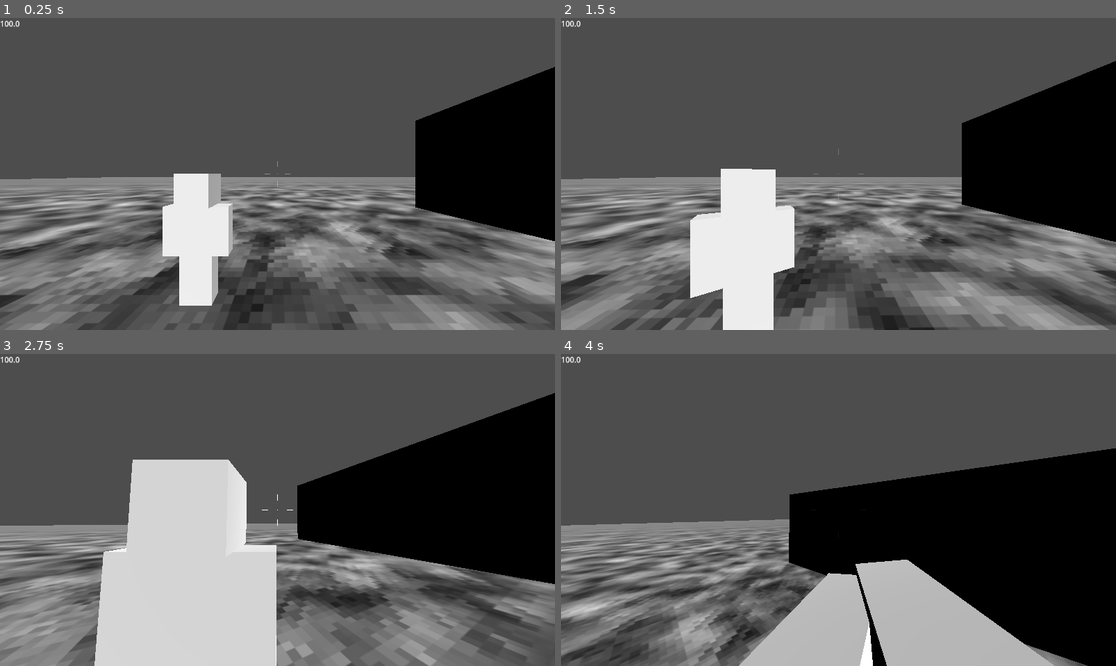
Above: before the commit, frames 1-4 (two rows, left to right).
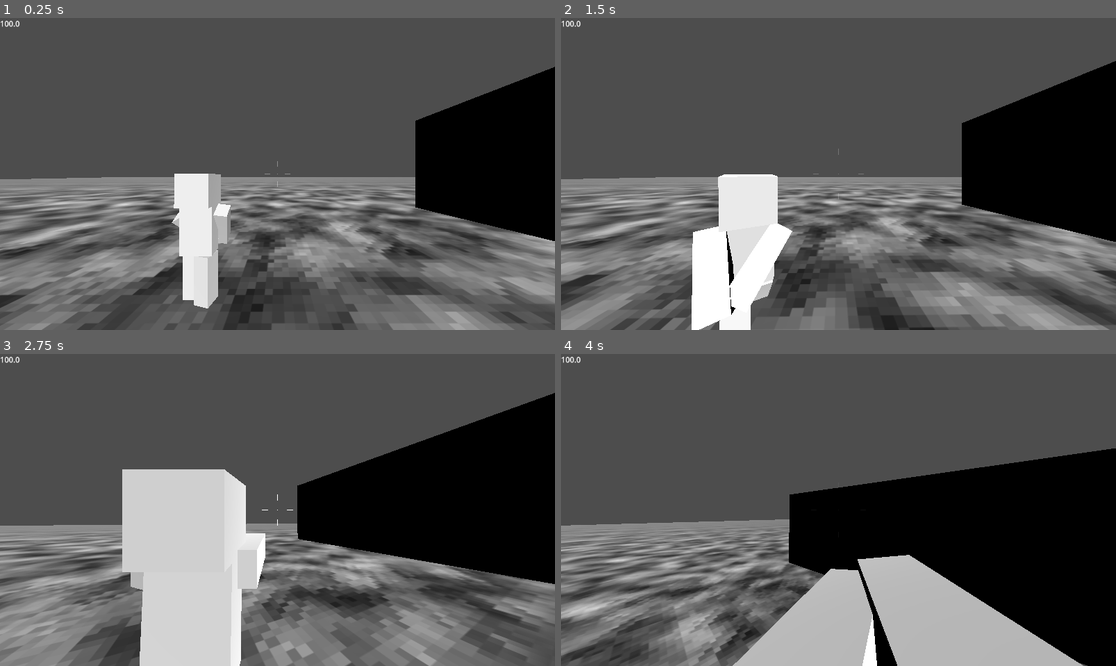
Above: after the commit, the same moments.

Repository: GustLSant/godot-game-componentes
Game: Godot game, scene res://Main.tscn
Same seed, same stepped clock (60 frames per second), same inputs: the game is played once before the commit and once after it.
Inputs (mouse positions are in pixels of both pictures, inside the frame that each line leads up to):
- Up to frame 1 (0.25 s): no input
- Up to frame 2 (1.5 s): move the mouse to (866, 174) at 0.52 s; hold D (MoveRight) 0.53-1.28 s; hold Right mouse button (Aim) 0.53-1.28 s; tap Space (Jump) at 0.77 s; tap Shift (Sprint) at 0.8, 1.35 s; move the mouse to (810, 174) at 1.27 s; hold S (MoveBackwards) from 1.28 s (still down)
- Up to frame 3 (2.75 s): tap Space (Jump) at 1.52 s; tap T (Test) at 1.55, 2.1 s; move the mouse to (288, 503) at 2.02 s; release S (MoveBackwards) at 2.03 s; hold D (MoveRight) from 2.03 s (still down); hold Right mouse button (Aim) from 2.03 s (still down)
- Up to frame 4 (4 s): move the mouse to (832, 516) at 2.77 s; release Right mouse button (Aim) at 2.78 s; right-click (832, 516) at 2.85 s; tap Space (Jump) at 3.02, 3.77 s; tap Shift (Sprint) at 3.05 s; move the mouse to (877, 513) at 3.52 s; release D (MoveRight) at 3.53 s; hold A (MoveLeft) from 3.53 s (still down); tap V (ChangeCameraMode) at 3.6 s; tap T (Test) at 3.8 s

The runs differ from the first frame. In frame 1, 1.3% of the frame differs, in the area x 29-42%, y 49-94%; in frame 2, 2.3%; in frame 3, 6.1%, in the area x 17-50%, y 33-100%; in frame 4, 2.2%.

Commit message:
fixed hands lerp rotation

Diff:
--- a/Components/TpsFpsPlayer/FpsCamera.gd
+++ b/Components/TpsFpsPlayer/FpsCamera.gd
@@ -48,24 +48,35 @@
 	pass
 
 
-func handleHandsLerpRotation()->void:
-	const ROT_SPEED:float = 18.0
-	pivotLerpRot.rotation.x = lerp_angle(pivotLerpRot.rotation.x, pivotRot.rotation.x, ROT_SPEED*delta)
-	pivotLerpRot.rotation.y = lerp_angle(pivotLerpRot.rotation.y, pivotRot.rotation.y, ROT_SPEED*delta)
+func handleHandsLerpRotation() -> void:
+	var ROT_SPEED: float = 20.0 + 16.0 * int(player.isAiming)
 
+	pivotLerpRot.rotation.x = smooth_clamped_angle(
+		pivotLerpRot.rotation.x,
+		pivotRot.rotation.x,
+		ROT_SPEED,
+		deg_to_rad(10.0)
+	)
 
-	var angle_diff = angle_difference_deg(pivotLerpRot.rotation_degrees.y, pivotRot.rotation_degrees.y)
-	if(abs(angle_diff) > 30.0):
-		pivotLerpRot.rotation_degrees.y = pivotRot.rotation_degrees.y + clamp(angle_diff, -30.0, 30.0)
-
-	var angle_diff_x = angle_difference_deg(pivotLerpRot.rotation_degrees.x, pivotRot.rotation_degrees.x)
-	if(abs(angle_diff_x) > 10.0):
-		pivotLerpRot.rotation_degrees.x = pivotRot.rotation_degrees.x + clamp(angle_diff_x, -10.0, 10.0)
+	pivotLerpRot.rotation.y = smooth_clamped_angle(
+		pivotLerpRot.rotation.y,
+		pivotRot.rotation.y,
+		ROT_SPEED,
+		deg_to_rad(30.0)
+	)
 
 	pass
 
-func angle_difference_deg(a_deg: float, b_deg: float) -> float:
-	return wrapf(a_deg - b_deg, -180.0, 180.0)
+
+func smooth_clamped_angle(currentAngle:float, targetAngle:float, lerpSpeed:float, maxAngleDifference:float)->float:
+	var t:float = 1.0 - exp(-lerpSpeed * delta)
+	var new_val:float = lerp_angle(currentAngle, targetAngle, t)
+
+	var angleDifference:float = wrapf(new_val - targetAngle, -PI, PI) # determina a diferença entre os angulos respeitando o limite [180, -180] (PI == 180)
+	if(abs(angleDifference) > maxAngleDifference): # se a diferenca entre o angulo lerpado é maior que a máxima diferença permitida
+		return targetAngle + clamp(angleDifference, -maxAngleDifference, maxAngleDifference)
+
+	return new_val
 
 
 
@@ -73,7 +84,7 @@
 	const SWING_IDLE_FREQUENCY:float = 0.002
 	const SWING_WALKING_FREQUENCY:float = 0.01
 	const SWING_IDLE_AMOUNT:float = 0.02
-	const SWING_WALKING_AMOUNT:float = 0.04
+	const SWING_WALKING_AMOUNT:float = 0.05
 
 	var frequence:float = (
 		SWING_IDLE_FREQUENCY * int(!player.isMoving) +
@@ -82,7 +93,8 @@
 	)
 	var amount:float = (
 		SWING_IDLE_AMOUNT * int(!player.isMoving) +
-		SWING_WALKING_AMOUNT * int(player.isMoving)
+		SWING_WALKING_AMOUNT * int(player.isMoving) +
+		SWING_WALKING_AMOUNT * int(player.isSprinting)
 	)
 
 	# redução do efeito ao mirar
--- a/Components/TpsFpsPlayer/Player.tscn
+++ b/Components/TpsFpsPlayer/Player.tscn
@@ -159,7 +159,6 @@
 [sub_resource type="AnimationNodeTimeScale" id="AnimationNodeTimeScale_pfu5j"]
 
 [sub_resource type="AnimationNodeBlendTree" id="AnimationNodeBlendTree_178ah"]
-graph_offset = Vector2(-253.554, 856.041)
 nodes/Add_Idle_Posture/node = SubResource("AnimationNodeAdd2_2flhk")
 nodes/Add_Idle_Posture/position = Vector2(-213.333, -133.333)
 nodes/Add_Walking_Posture/node = SubResource("AnimationNodeAdd2_vfvm5")
@@ -201,6 +200,26 @@
 nodes/output/position = Vector2(1306.67, 586.667)
 node_connections = [&"Add_Idle_Posture", 0, &"TimeScale", &"Add_Idle_Posture", 1, &"BlendPostures", &"Add_Walking_Postu …(671 unchanged characters)…
 
+[sub_resource type="Gradient" id="Gradient_onxb3"]
+interpolation_mode = 2
+colors = PackedColorArray(1, 1, 1, 1, 1, 1, 1, 0)
+metadata/_snap_enabled = true
+
+[sub_resource type="GradientTexture2D" id="GradientTexture2D_h7fnu"]
+gradient = SubResource("Gradient_onxb3")
+fill = 2
+fill_from = Vector2(0.5, 0.5)
+metadata/_snap_enabled = true
+
+[sub_resource type="StandardMaterial3D" id="StandardMaterial3D_j32lk"]
+transparency = 1
+albedo_color = Color(1, 1, 1, 0.360784)
+albedo_texture = SubResource("GradientTexture2D_h7fnu")
+emission_enabled = true
+emission_texture = SubResource("GradientTexture2D_h7fnu")
+
+[sub_resource type="QuadMesh" id="QuadMesh_dkwnh"]
+
 [node name="Player" type="CharacterBody3D"]
 collision_layer = 8
 collision_mask = 7
@@ -248,6 +267,7 @@
 metadata/_edit_lock_ = true
 
 [node name="FpsCamera" type="Node3D" parent="."]
+visible = false
 script = ExtResource("3_rxfgv")
 pathPivotLerpRot = NodePath("PivotLerpRot")
 pathPivotSwing = NodePath("PivotLerpRot/Hands/PivotSwing")
@@ -322,11 +342,22 @@
 
 [node name="blockbench_export" parent="Body/PivotRotation" instance=ExtResource("6_br1xv")]
 
+[node name="Skeleton3D" parent="Body/PivotRotation/blockbench_export/origin" index="0"]
+bones/1/rotation = Quaternion(-0.0291362, 0, 0, 0.999576)
+bones/2/position = Vector3(0, 0.598907, 0)
+bones/2/rotation = Quaternion(0.300706, 0, 0, 0.953717)
+bones/4/position = Vector3(-0.15625, -0.046875, -0.034375)
+bones/4/rotation = Quaternion(0, 0, 0.300706, 0.953717)
+bones/5/position = Vector3(0.1875, -0.0625, -0.0625)
+bones/5/rotation = Quaternion(0, 0, -0.0871557, 0.996195)
+bones/8/position = Vector3(0.125, 0, 0.03125)
+bones/8/rotation = Quaternion(0, -0.130526, 0, 0.991445)
+bones/9/position = Vector3(-0.125, 0, -0.09375)
+
 [node name="AnimationPlayer" parent="Body/PivotRotation/blockbench_export" index="1"]
 autoplay = "TPose"
 
 [node name="AnimationTree" type="AnimationTree" parent="Body/PivotRotation/blockbench_export"]
-active = false
 tree_root = SubResource("AnimationNodeBlendTree_178ah")
 anim_player = NodePath("../AnimationPlayer")
 parameters/Add_Idle_Posture/add_amount = 1.0
@@ -359,4 +390,10 @@
 offset_right = 43.0
 offset_bottom = 64.0
 
+[node name="TesteMuzzleFlash" type="MeshInstance3D" parent="."]
+transform = Transform3D(1, 0, 0, 0, 1, 0, 0, 0, 1, 0, 1.5, -2.2)
+visible = false
+material_override = SubResource("StandardMaterial3D_j32lk")
+mesh = SubResource("QuadMesh_dkwnh")
+
 [editable path="Body/PivotRotation/blockbench_export"]
Not shown: 1 places in Components/TpsFpsPlayer/Player.tscn that only renumber resources
